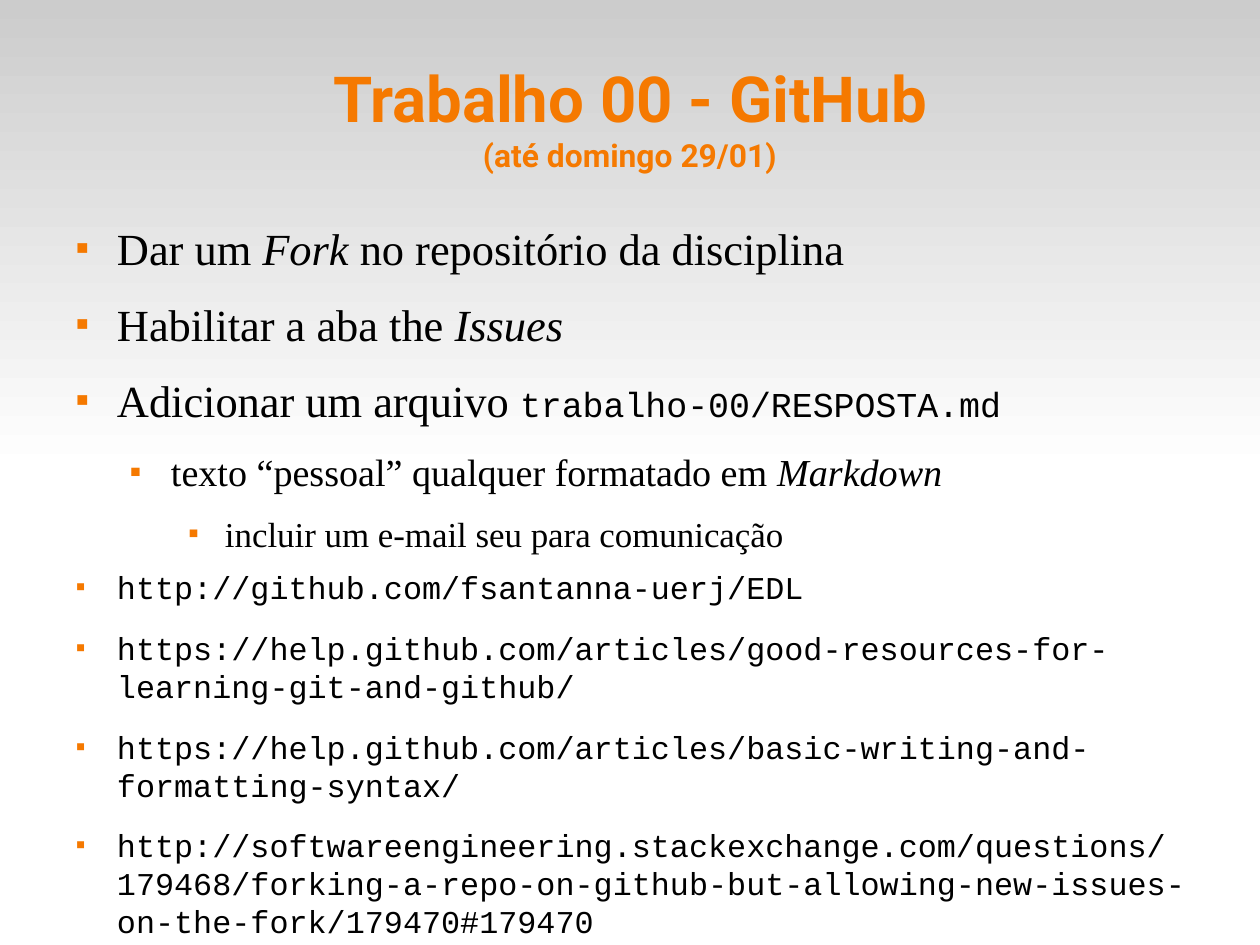
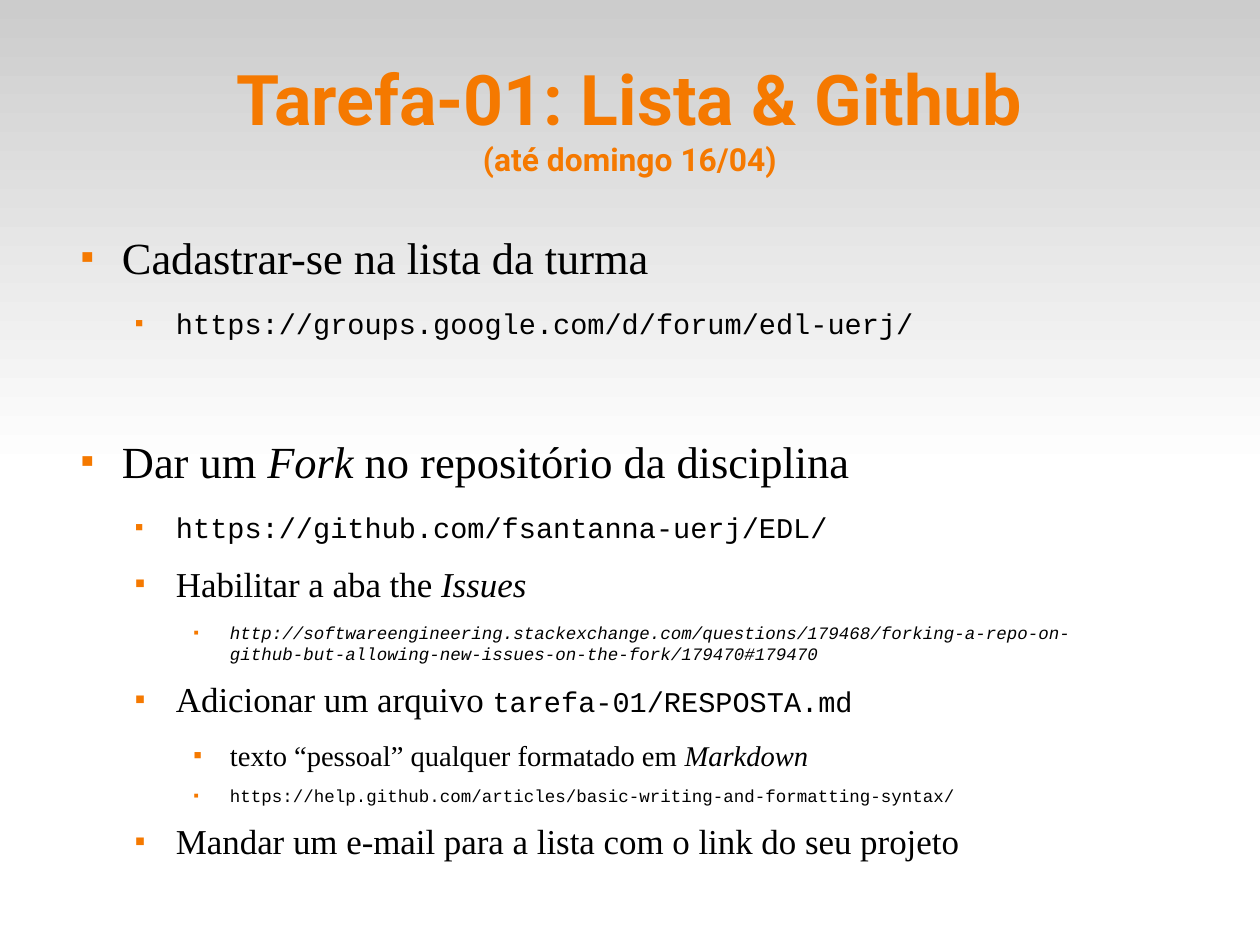
Before and after one commit to fsantanna-uerj/EDL, a slide deck: slide 4 of slides/edl-00.odp (slide 8 before the commit). Drawn at 1260x945 pixels with LibreOffice and Linux fonts; fonts in the diff are those of the drawing. Boxes give left, top, right and bottom in pixels: in the first picture for what was removed or moved away, otherwise in the second. Text is boxed around its words. In the diff, an @@ line names an element or a change of style, - is before the commit and + after.

Commit message:
(>) slides

```diff
--- a/slides/edl-00.odp
+++ b/slides/edl-00.odp
@@ title at [237,72,1022,178]: text changed; size 40 to 44 pt @@
-Trabalho 00 - GitHub
-(até domingo 29/01)
+Tarefa-01: Lista & Github
+(até domingo 16/04)
@@ text "Cadastrar-se na lista da turma": place and size @@
-text "Cadastrar-se na lista da turma" at [117,234,1185,934]
+text "Cadastrar-se na lista da turma" at [122,243,1070,862]
@@ text at [122,243,913,340]: paragraphs added @@
+■ Cadastrar-se na lista da turma
+  ■ https://groups.google.com/d/forum/edl-uerj/
@@ text at [117,522,1109,705]: paragraphs removed @@
-    ■ incluir um e-mail seu para comunicação
-■ http://github.com/fsantanna-uerj/EDL
-■ https://help.github.com/articles/good-resources-for-learning-git-and-github/
@@ text at [176,518,828,544]: paragraph added @@
+  ■ https://github.com/fsantanna-uerj/EDL/
@@ text at [176,572,954,806]: size 28 to 22 pt in "Habilitar a aba the Issues"; size 24 to 18 pt in "texto “pessoal” qualquer formatado em Markdown"; size 20 to 11 pt in "https://help.github.com/articles/basic-writing-and-formattin ..."; list level 1 to 2 in "Habilitar a aba the Issues"; list level 2 to 3 in "texto “pessoal” qualquer formatado em ..."; list level 1 to 3 in "https://help.github.com/articles/basic-writing-and-formattin ..." @@
@@ text at [176,627,1070,720]: text changed; size 22 to 11 pt; italic on @@
-■ Adicionar um arquivo trabalho-00/RESPOSTA.md
+    ■ http://softwareengineering.stackexchange.com/questions/179468/forking-a-repo-on-github-but-allowing-new-issues-on-the-fork/179470#179470
+  ■ Adicionar um arquivo tarefa-01/RESPOSTA.md
@@ text at [176,829,959,862]: text changed; size 20 to 22 pt; font Courier New to Times New Roman @@
-■ http://softwareengineering.stackexchange.com/questions/179468/forking-a-repo-on-github-but-allowing-new-issues-on-the-fork/179470#179470
+  ■ Mandar um e-mail para a lista com o link do seu projeto
```
Also in this commit, not shown: 12 other slides changed, 1 slide added, 3 slides removed, 3 other files.
